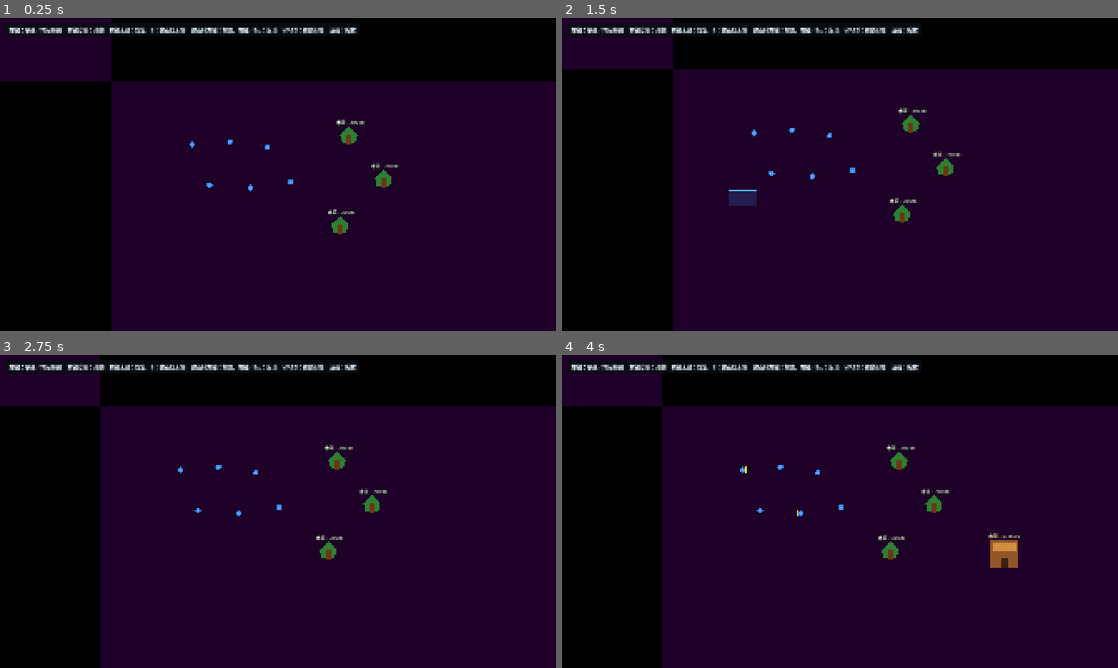
Above: before the commit, frames 1-4 (two rows, left to right).
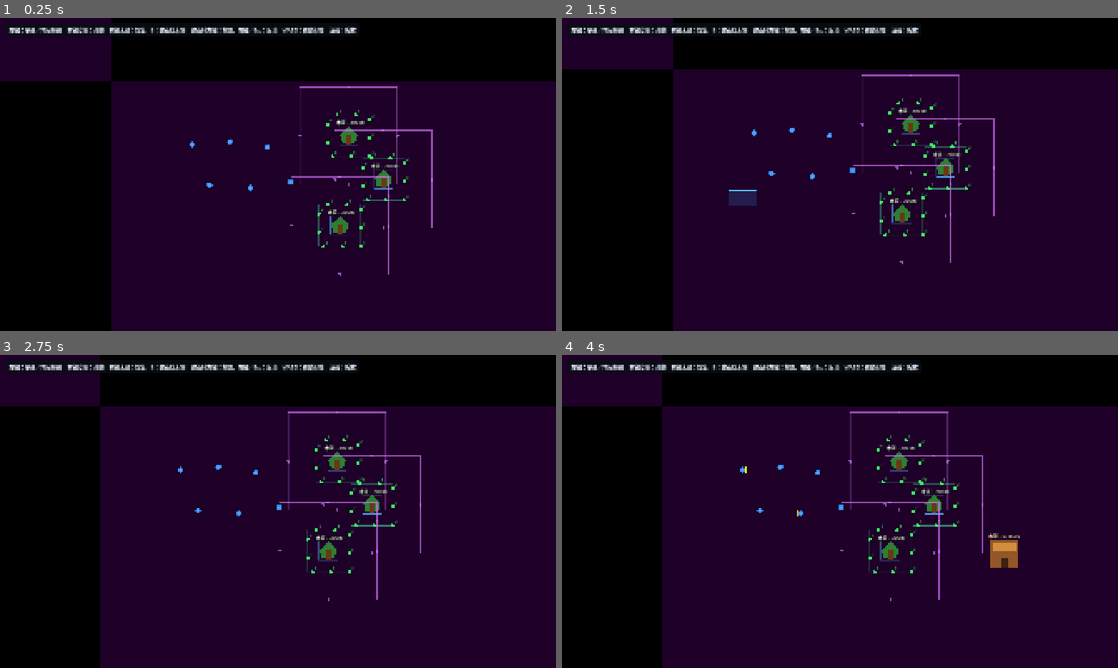
Above: after the commit, the same moments.

Repository: quittingjack/production_v3
Game: Godot game, scene res://scenes/Main.tscn
Same seed, same stepped clock (60 frames per second), same inputs: the game is played once before the commit and once after it.
Inputs (mouse positions are in pixels of both pictures, inside the frame that each line leads up to):
- Up to frame 1 (0.25 s): no input
- Up to frame 2 (1.5 s): tap Enter at 0.5 s; move the mouse to (962, 158) at 0.52 s; tap S (camera_down) at 0.6 s; click (962, 158) at 0.67 s; tap Space at 1.25 s; drag from (728, 190) to (812, 237) at 1.27 s
- Up to frame 3 (2.75 s): move the mouse to (333, 442) at 2.02 s; tap D (camera_right) at 2.1 s; click (333, 442) at 2.17 s
- Up to frame 4 (4 s): tap Enter at 2.75 s; drag from (812, 574) to (673, 464) at 2.77 s; move the mouse to (1006, 558) at 3.52 s; tap B at 3.6 s; click (1006, 558) at 3.67 s

The runs differ from the first frame. In frame 1, 1.1% of the frame differs, in the area x 52-78%, y 21-83%; in frame 2, 1.1%; in frame 3, 1.2%, in the area x 50-76%, y 18-79%; in frame 4, 1.2%.

Commit message:
Implement interaction slot management system and refactor related scripts for improved resource handling

Diff:
--- a/scenes/building.tscn
+++ b/scenes/building.tscn
@@ -8,6 +8,7 @@
 [node name="Building" type="Node2D" unique_id=174574568 groups=["buildings"]]
 script = ExtResource("1_building")
 max_storage = 10000
+obstacle_size = Vector2(96, 96)
 
 [node name="Body" type="Polygon2D" parent="." unique_id=142718278]
 color = Color(0.58, 0.34, 0.16, 1)
--- a/scenes/wood_resource.tscn
+++ b/scenes/wood_resource.tscn
@@ -8,6 +8,7 @@
 [node name="WoodResource" type="Node2D" unique_id=213156922 groups=["resources"]]
 script = ExtResource("1_resource")
 resource_amount = 20000
+debug_draw_interaction_slots = true
 
 [node name="Trunk" type="Polygon2D" parent="." unique_id=449471167]
 z_index = 1
--- a/scripts/building.gd
+++ b/scripts/building.gd
@@ -1,23 +1,18 @@
 class_name Building
-extends Node2D
+extends InteractionSlotHost
 
 signal storage_changed(building: Building)
 
 @export var accepted_resource_type: StringName = &"wood"
 @export var max_storage := 20
-@export var obstacle_size := Vector2(96.0, 96.0)
-@export var interaction_clearance := 40.0
-@export var approach_clearance := 136.0
-@export var interaction_slot_clearance := 64.0
 
 @onready var storage_label: Label = $StorageLabel
 
 var stored_amount := 0
-var _interaction_slot_occupants: Array[Node] = []
 
 
 func _ready() -> void:
-	_interaction_slot_occupants.resize(4)
+	super._ready()
 	_update_storage_label()
 
 
@@ -44,130 +39,18 @@
 
 
 func get_interaction_position(from_position: Vector2) -> Vector2:
-	return get_interaction_slot_position(_get_nearest_direction(from_position))
+	return super.get_interaction_position(from_position)
 
 
 func get_approach_position(direction_index: int) -> Vector2:
-	return _get_direction_position(direction_index, approach_clearance)
-
-
-func has_available_interaction_slot(occupant: Node = null) -> bool:
-	_cleanup_interaction_slots()
-	for slot_index in _interaction_slot_occupants.size():
-		if _interaction_slot_occupants[slot_index] == occupant:
-			return true
-		if is_instance_valid(_interaction_slot_occupants[slot_index]):
-			continue
-		if _is_interaction_slot_clear(
-			get_interaction_slot_position(slot_index),
-			occupant
-		):
-			return true
-	return false
+	return get_approach_position_by_direction(direction_index)
 
 
 func reserve_interaction_slot(occupant: Node, from_position: Vector2) -> int:
-	if not is_instance_valid(occupant) or not has_storage_space():
+	if not has_storage_space():
 		return -1
-
-	_cleanup_interaction_slots()
-	for slot_index in _interaction_slot_occupants.size():
-		if _interaction_slot_occupants[slot_index] == occupant:
-			return slot_index
-
-	var nearest_slot := -1
-	var nearest_distance := INF
-	for slot_index in _interaction_slot_occupants.size():
-		if is_instance_valid(_interaction_slot_occupants[slot_index]):
-			continue
-
-		var slot_position := get_interaction_slot_position(slot_index)
-		if not _is_interaction_slot_clear(slot_position, occupant):
-			continue
-
-		var distance := from_position.distance_squared_to(slot_position)
-		if distance < nearest_distance:
-			nearest_slot = slot_index
-			nearest_distance = distance
-
-	if nearest_slot >= 0:
-		_interaction_slot_occupants[nearest_slot] = occupant
-	return nearest_slot
-
-
-func release_interaction_slot(occupant: Node) -> void:
-	for slot_index in _interaction_slot_occupants.size():
-		if _interaction_slot_occupants[slot_index] == occupant:
-			_interaction_slot_occupants[slot_index] = null
-
-
-func get_interaction_slot_position(slot_index: int) -> Vector2:
-	return _get_direction_position(slot_index, interaction_clearance)
-
-
-func get_navigation_obstacle_size() -> Vector2:
-	return obstacle_size
+	return super.reserve_interaction_slot(occupant, from_position)
 
 
 func _update_storage_label() -> void:
 	storage_label.text = "木頭：%d/%d" % [stored_amount, max_storage]
-
-
-func _get_direction_position(
-	direction_index: int,
-	clearance: float
-) -> Vector2:
-	var half_size := obstacle_size * 0.5
-	match posmod(direction_index, 4):
-		0:
-			return global_position + Vector2(
-				-(half_size.x + clearance),
-				0.0
-			)
-		1:
-			return global_position + Vector2(
-				half_size.x + clearance,
-				0.0
-			)
-		2:
-			return global_position + Vector2(
-				0.0,
-				-(half_size.y + clearance)
-			)
-		_:
-			return global_position + Vector2(
-				0.0,
-				half_size.y + clearance
-			)
-
-
-func _get_nearest_direction(from_position: Vector2) -> int:
-	var nearest_direction := 0
-	var nearest_distance := INF
-	for direction_index in 4:
-		var slot_position := get_interaction_slot_position(direction_index)
-		var distance := from_position.distance_squared_to(slot_position)
-		if distance < nearest_distance:
-			nearest_direction = direction_index
-			nearest_distance = distance
-	return nearest_direction
-
-
-func _cleanup_interaction_slots() -> void:
-	for slot_index in _interaction_slot_occupants.size():
-		if not is_instance_valid(_interaction_slot_occupants[slot_index]):
-			_interaction_slot_occupants[slot_index] = null
-
-
-func _is_interaction_slot_clear(
-	slot_position: Vector2,
-	occupant: Node
-) -> bool:
-	var clearance_squared := interaction_slot_clearance * interaction_slot_clearance
-	for node in get_tree().get_nodes_in_group(&"villagers"):
-		var villager := node as Villager
-		if not villager or villager == occupant:
-			continue
-		if villager.global_position.distance_squared_to(slot_position) < clearance_squared:
-			return false
-	return true
--- /dev/null
+++ b/scripts/interaction_slot_host.gd
@@ -0,0 +1,400 @@
+class_name InteractionSlotHost
+extends Node2D
+
+const AVAILABLE_SLOT_COLOR := Color(0.25, 0.95, 0.4, 0.95)
+const OCCUPIED_SLOT_COLOR := Color(1.0, 0.62, 0.18, 0.95)
+const BLOCKED_SLOT_COLOR := Color(1.0, 0.25, 0.25, 0.95)
+const OBSTACLE_COLOR := Color(0.35, 0.7, 1.0, 0.85)
+const INTERACTION_PERIMETER_COLOR := Color(0.3, 1.0, 0.75, 0.65)
+const APPROACH_PERIMETER_COLOR := Color(0.85, 0.45, 1.0, 0.65)
+
+@export var obstacle_size := Vector2(64.0, 64.0):
+	set(value):
+		obstacle_size = Vector2(maxf(value.x, 1.0), maxf(value.y, 1.0))
+		_request_slot_layout_rebuild()
+
+@export var interaction_clearance := 40.0:
+	set(value):
+		interaction_clearance = maxf(value, 0.0)
+		_request_slot_layout_rebuild()
+
+@export var approach_clearance := 136.0:
+	set(value):
+		approach_clearance = maxf(value, 0.0)
+		_request_debug_redraw()
+
+@export var interaction_slot_clearance := 64.0:
+	set(value):
+		interaction_slot_clearance = maxf(value, 0.0)
+		_request_debug_redraw()
+
+@export var interaction_slot_spacing := 64.0:
+	set(value):
+		interaction_slot_spacing = maxf(value, 1.0)
+		_request_slot_layout_rebuild()
+
+@export var debug_draw_interaction_slots := false:
+	set(value):
+		debug_draw_interaction_slots = value
+		_request_debug_redraw()
+
+var _interaction_slot_positions: Array[Vector2] = []
+var _interaction_slot_occupants: Array[Node] = []
+var _slot_layout_ready := false
+
+
+func _ready() -> void:
+	_slot_layout_ready = true
+	_sync_collision_shape()
+	_rebuild_interaction_slots()
+	set_process(debug_draw_interaction_slots)
+
+
+func _process(_delta: float) -> void:
+	queue_redraw()
+
+
+func get_interaction_position(from_position: Vector2) -> Vector2:
+	return get_interaction_slot_position(_get_nearest_slot_index(from_position))
+
+
+func get_approach_position_by_direction(direction_index: int) -> Vector2:
+	return _get_direction_position(direction_index, approach_clearance)
+
+
+func get_nearest_approach_position(from_position: Vector2) -> Vector2:
+	return get_approach_position_by_direction(
+		_get_nearest_approach_direction(from_position)
+	)
+
+
+func is_within_approach_clearance(world_position: Vector2) -> bool:
+	var local_position := to_local(world_position)
+	var half_size := obstacle_size * 0.5
+	var closest_point := Vector2(
+		clampf(local_position.x, -half_size.x, half_size.x),
+		clampf(local_position.y, -half_size.y, half_size.y)
+	)
+	return local_position.distance_squared_to(closest_point) <= (
+		approach_clearance * approach_clearance
+	)
+
+
+func has_available_interaction_slot(occupant: Node = null) -> bool:
+	_cleanup_interaction_slots()
+	for slot_index in _interaction_slot_occupants.size():
+		if _interaction_slot_occupants[slot_index] == occupant:
+			return true
+		if is_instance_valid(_interaction_slot_occupants[slot_index]):
+			continue
+		if _is_interaction_slot_clear(
+			get_interaction_slot_position(slot_index),
+			occupant
+		):
+			return true
+	return false
+
+
+func reserve_interaction_slot(occupant: Node, from_position: Vector2) -> int:
+	if not is_instance_valid(occupant):
+		return -1
+
+	_cleanup_interaction_slots()
+	for slot_index in _interaction_slot_occupants.size():
+		if _interaction_slot_occupants[slot_index] == occupant:
+			return slot_index
+
+	var nearest_slot := -1
+	var nearest_distance := INF
+	for slot_index in _interaction_slot_occupants.size():
+		if is_instance_valid(_interaction_slot_occupants[slot_index]):
+			continue
+
+		var slot_position := get_interaction_slot_position(slot_index)
+		if not _is_interaction_slot_clear(slot_position, occupant):
+			continue
+
+		var distance := from_position.distance_squared_to(slot_position)
+		if distance < nearest_distance:
+			nearest_slot = slot_index
+			nearest_distance = distance
+
+	if nearest_slot >= 0:
+		_interaction_slot_occupants[nearest_slot] = occupant
+		queue_redraw()
+	return nearest_slot
+
+
+func release_interaction_slot(occupant: Node) -> void:
+	for slot_index in _interaction_slot_occupants.size():
+		if _interaction_slot_occupants[slot_index] == occupant:
+			_interaction_slot_occupants[slot_index] = null
+	queue_redraw()
+
+
+func get_interaction_slot_position(slot_index: int) -> Vector2:
+	if _interaction_slot_positions.is_empty():
+		return global_position
+	return to_global(
+		_interaction_slot_positions[posmod(slot_index, _interaction_slot_positions.size())]
+	)
+
+
+func get_interaction_slot_count() -> int:
+	return _interaction_slot_positions.size()
+
+
+func get_navigation_obstacle_size() -> Vector2:
+	return obstacle_size
+
+
+func _request_slot_layout_rebuild() -> void:
+	if not _slot_layout_ready:
+		return
+	_sync_collision_shape()
+	_rebuild_interaction_slots()
+	_notify_navigation_changed()
+
+
+func _rebuild_interaction_slots() -> void:
+	var old_positions: Array[Vector2] = _interaction_slot_positions.duplicate()
+	var old_occupants: Array[Node] = _interaction_slot_occupants.duplicate()
+	_interaction_slot_positions = _generate_interaction_slot_positions()
+	_interaction_slot_occupants.clear()
+	_interaction_slot_occupants.resize(_interaction_slot_positions.size())
+
+	var claimed_slots: Array[int] = []
+	for old_index in old_occupants.size():
+		var occupant: Node = old_occupants[old_index]
+		if not is_instance_valid(occupant):
+			continue
+
+		var old_position := Vector2.ZERO
+		if old_index < old_positions.size():
+			old_position = old_positions[old_index]
+		var new_index := _find_nearest_unclaimed_slot(old_position, claimed_slots)
+		if new_index >= 0:
+			_interaction_slot_occupants[new_index] = occupant
+			claimed_slots.append(new_index)
+		_notify_occupant_slot_rebuilt(occupant, new_index)
+
+	queue_redraw()
+
+
+func _generate_interaction_slot_positions() -> Array[Vector2]:
+	var half_extents := obstacle_size * 0.5 + Vector2.ONE * interaction_clearance
+	var perimeter := 4.0 * (half_extents.x + half_extents.y)
+	var slot_count := maxi(4, ceili(perimeter / interaction_slot_spacing))
+	var slot_step := perimeter / float(slot_count)
+	var positions: Array[Vector2] = []
+
+	for slot_index in slot_count:
+		var perimeter_distance := (float(slot_index) + 0.5) * slot_step
+		positions.append(_point_on_rectangle_perimeter(half_extents, perimeter_distance))
+
+	return positions
+
+
+func _point_on_rectangle_perimeter(
+	half_extents: Vector2,
+	perimeter_distance: float
+) -> Vector2:
+	var width := half_extents.x * 2.0
+	var height := half_extents.y * 2.0
+	var distance := fposmod(
+		perimeter_distance,
+		2.0 * (width + height)
+	)
+
+	if distance < width:
+		return Vector2(-half_extents.x + distance, -half_extents.y)
+	distance -= width
+	if distance < height:
+		return Vector2(half_extents.x, -half_extents.y + distance)
+	distance -= height
+	if distance < width:
+		return Vector2(half_extents.x - distance, half_extents.y)
+	distance -= width
+	return Vector2(-half_extents.x, half_extents.y - distance)
+
+
+func _find_nearest_unclaimed_slot(
+	old_position: Vector2,
+	claimed_slots: Array[int]
+) -> int:
+	var nearest_slot := -1
+	var nearest_distance := INF
+	for slot_index in _interaction_slot_positions.size():
+		if claimed_slots.has(slot_index):
+			continue
+		var distance := old_position.distance_squared_to(
+			_interaction_slot_positions[slot_index]
+		)
+		if distance < nearest_distance:
+			nearest_slot = slot_index
+			nearest_distance = distance
+	return nearest_slot
+
+
+func _notify_occupant_slot_rebuilt(occupant: Node, new_slot_index: int) -> void:
+	if occupant.has_method("on_interaction_slots_rebuilt"):
+		occupant.call_deferred(
+			"on_interaction_slots_rebuilt",
+			self,
+			new_slot_index
+		)
+
+
+func _get_nearest_slot_index(from_position: Vector2) -> int:
+	var nearest_slot := 0
+	var nearest_distance := INF
+	for slot_index in _interaction_slot_positions.size():
+		var distance := from_position.distance_squared_to(
+			get_interaction_slot_position(slot_index)
+		)
+		if distance < nearest_distance:
+			nearest_slot = slot_index
+			nearest_distance = distance
+	return nearest_slot
+
+
+func _get_nearest_approach_direction(from_position: Vector2) -> int:
+	var nearest_direction := 0
+	var nearest_distance := INF
+	for direction_index in 4:
+		var distance := from_position.distance_squared_to(
+			get_approach_position_by_direction(direction_index)
+		)
+		if distance < nearest_distance:
+			nearest_direction = direction_index
+			nearest_distance = distance
+	return nearest_direction
+
+
+func _get_direction_position(
+	direction_index: int,
+	clearance: float
+) -> Vector2:
+	var half_size := obstacle_size * 0.5
+	match posmod(direction_index, 4):
+		0:
+			return to_global(Vector2(-(half_size.x + clearance), 0.0))
+		1:
+			return to_global(Vector2(half_size.x + clearance, 0.0))
+		2:
+			return to_global(Vector2(0.0, -(half_size.y + clearance)))
+		_:
+			return to_global(Vector2(0.0, half_size.y + clearance))
+
+
+func _cleanup_interaction_slots() -> void:
+	for slot_index in _interaction_slot_occupants.size():
+		if not is_instance_valid(_interaction_slot_occupants[slot_index]):
+			_interaction_slot_occupants[slot_index] = null
+
+
+func _is_interaction_slot_clear(
+	slot_position: Vector2,
+	occupant: Node
+) -> bool:
+	var clearance_squared := interaction_slot_clearance * interaction_slot_clearance
+	for node in get_tree().get_nodes_in_group(&"villagers"):
+		var villager := node as Villager
+		if not villager or villager == occupant:
+			continue
+		if villager.global_position.distance_squared_to(slot_position) < clearance_squared:
+			return false
+	return true
+
+
+func _sync_collision_shape() -> void:
+	var collision_shape := get_node_or_null(
+		"StaticBody2D/CollisionShape2D"
+	) as CollisionShape2D
+	if not collision_shape:
+		return
+
+	var rectangle_shape := collision_shape.shape as RectangleShape2D
+	if not rectangle_shape:
+		return
+	if not rectangle_shape.resource_local_to_scene:
+		rectangle_shape = rectangle_shape.duplicate() as RectangleShape2D
+		rectangle_shape.resource_local_to_scene = true
+		collision_shape.shape = rectangle_shape
+	rectangle_shape.size = obstacle_size
+
+
+func _notify_navigation_changed() -> void:
+	if not is_inside_tree():
+		return
+	for node in get_tree().get_nodes_in_group(&"building_managers"):
+		node.call_deferred("request_navigation_rebuild")
+
+
+func _request_debug_redraw() -> void:
+	if not is_inside_tree():
+		return
+	set_process(debug_draw_interaction_slots)
+	queue_redraw()
+
+
+func _draw() -> void:
+	if not debug_draw_interaction_slots:
+		return
+
+	_draw_rectangle_outline(obstacle_size * 0.5, OBSTACLE_COLOR, 2.0)
+	_draw_rectangle_outline(
+		obstacle_size * 0.5 + Vector2.ONE * interaction_clearance,
+		INTERACTION_PERIMETER_COLOR,
+		2.0
+	)
+	_draw_rectangle_outline(
+		obstacle_size * 0.5 + Vector2.ONE * approach_clearance,
+		APPROACH_PERIMETER_COLOR,
+		2.0
+	)
+
+	for direction_index in 4:
+		draw_circle(
+			to_local(get_approach_position_by_direction(direction_index)),
+			5.0,
+			APPROACH_PERIMETER_COLOR
+		)
+
+	var font := ThemeDB.fallback_font
+	for slot_index in _interaction_slot_positions.size():
+		var slot_color := AVAILABLE_SLOT_COLOR
+		if is_instance_valid(_interaction_slot_occupants[slot_index]):
+			slot_color = OCCUPIED_SLOT_COLOR
+		elif not _is_interaction_slot_clear(
+			get_interaction_slot_position(slot_index),
+			null
+		):
+			slot_color = BLOCKED_SLOT_COLOR
+
+		var slot_position := _interaction_slot_positions[slot_index]
+		draw_circle(slot_position, 6.0, slot_color)
+		draw_string(
+			font,
+			slot_position + Vector2(8.0, -8.0),
+			str(slot_index),
+			HORIZONTAL_ALIGNMENT_LEFT,
+			-1.0,
+			12,
+			slot_color
+		)
+
+
+func _draw_rectangle_outline(
+	half_extents: Vector2,
+	color: Color,
+	width: float
+) -> void:
+	var points := PackedVector2Array([
+		Vector2(-half_extents.x, -half_extents.y),
+		Vector2(half_extents.x, -half_extents.y),
+		Vector2(half_extents.x, half_extents.y),
+		Vector2(-half_extents.x, half_extents.y),
+		Vector2(-half_extents.x, -half_extents.y),
+	])
+	draw_polyline(points, color, width, true)
--- a/scripts/resource_node.gd
+++ b/scripts/resource_node.gd
@@ -1,22 +1,15 @@
 class_name ResourceNode
-extends Node2D
+extends InteractionSlotHost
 
 signal depleted(resource_node: ResourceNode)
 
 @export var resource_type: StringName = &"wood"
 @export var resource_amount := 20
-@export var obstacle_size := Vector2(64.0, 64.0)
-@export var interaction_clearance := 40.0
-@export var approach_clearance := 136.0
-@export var interaction_slot_clearance := 64.0
 
 @onready var amount_label: Label = $AmountLabel
 
-var _interaction_slot_occupants: Array[Node] = []
-
-
 func _ready() -> void:
-	_interaction_slot_occupants.resize(4)
+	super._ready()
 	_update_amount_label()
 
 
@@ -45,159 +38,12 @@
 
 
 func get_interaction_position(from_position: Vector2) -> Vector2:
-	return get_interaction_slot_position(_get_nearest_direction(from_position))
+	return super.get_interaction_position(from_position)
 
 
 func get_approach_position(from_position: Vector2) -> Vector2:
-	var direction := _get_nearest_approach_direction(from_position)
-	match posmod(direction, 4):
-		0:
-			return global_position + Vector2(-approach_clearance, 0.0)
-		1:
-			return global_position + Vector2(approach_clearance, 0.0)
-		2:
-			return global_position + Vector2(0.0, -approach_clearance)
-		_:
-			return global_position + Vector2(0.0, approach_clearance)
-
-
-func has_available_interaction_slot(occupant: Node = null) -> bool:
-	_cleanup_interaction_slots()
-	for slot_index in _interaction_slot_occupants.size():
-		if _interaction_slot_occupants[slot_index] == occupant:
-			return true
-		if is_instance_valid(_interaction_slot_occupants[slot_index]):
-			continue
-		if _is_interaction_slot_clear(
-			get_interaction_slot_position(slot_index),
-			occupant
-		):
-			return true
-	return false
-
-
-func reserve_interaction_slot(occupant: Node, from_position: Vector2) -> int:
-	if not is_instance_valid(occupant):
-		return -1
-
-	_cleanup_interaction_slots()
-	for slot_index in _interaction_slot_occupants.size():
-		if _interaction_slot_occupants[slot_index] == occupant:
-			return slot_index
-
-	var nearest_slot := -1
-	var nearest_distance := INF
-	for slot_index in _interaction_slot_occupants.size():
-		if is_instance_valid(_interaction_slot_occupants[slot_index]):
-			continue
-
-		var slot_position := get_interaction_slot_position(slot_index)
-		if not _is_interaction_slot_clear(slot_position, occupant):
-			continue
-
-		var distance := from_position.distance_squared_to(slot_position)
-		if distance < nearest_distance:
-			nearest_slot = slot_index
-			nearest_distance = distance
-
-	if nearest_slot >= 0:
-		_interaction_slot_occupants[nearest_slot] = occupant
-	return nearest_slot
-
-
-func release_interaction_slot(occupant: Node) -> void:
-	for slot_index in _interaction_slot_occupants.size():
-		if _interaction_slot_occupants[slot_index] == occupant:
-			_interaction_slot_occupants[slot_index] = null
-
-
-func get_interaction_slot_position(slot_index: int) -> Vector2:
-	return _get_direction_position(slot_index, interaction_clearance)
-
-
-func _get_direction_position(
-	direction_index: int,
-	clearance: float
-) -> Vector2:
-	var half_size := obstacle_size * 0.5
-	match posmod(direction_index, 4):
-		0:
-			return global_position + Vector2(
-				-(half_size.x + clearance),
-				0.0
-			)
-		1:
-			return global_position + Vector2(
-				half_size.x + clearance,
-				0.0
-			)
-		2:
-			return global_position + Vector2(
-				0.0,
-				-(half_size.y + clearance)
-			)
-		_:
-			return global_position + Vector2(
-				0.0,
-				half_size.y + clearance
-			)
-
-
-func _get_nearest_direction(from_position: Vector2) -> int:
-	var nearest_direction := 0
-	var nearest_distance := INF
-	for direction_index in 4:
-		var slot_position := get_interaction_slot_position(direction_index)
-		var distance := from_position.distance_squared_to(slot_position)
-		if distance < nearest_distance:
-			nearest_direction = direction_index
-			nearest_distance = distance
-	return nearest_direction
-
-
-func _get_nearest_approach_direction(from_position: Vector2) -> int:
-	var nearest_direction := 0
-	var nearest_distance := INF
-	for direction_index in 4:
-		var approach_position := _get_direction_position(
-			direction_index,
-			approach_clearance
-		)
-		var distance := from_position.distance_squared_to(approach_position)
-		if distance < nearest_distance:
-			nearest_direction = direction_index
-			nearest_distance = distance
-	return nearest_direction
-
-
-func get_navigation_obstacle_size() -> Vector2:
-	return obstacle_size
+	return get_nearest_approach_position(from_position)
 
 
 func _update_amount_label() -> void:
 	amount_label.text = "木頭：%d" % resource_amount
-
-
-func _notify_navigation_changed() -> void:
-	for node in get_tree().get_nodes_in_group(&"building_managers"):
-		node.call_deferred("request_navigation_rebuild")
-
-
-func _cleanup_interaction_slots() -> void:
-	for slot_index in _interaction_slot_occupants.size():
-		if not is_instance_valid(_interaction_slot_occupants[slot_index]):
-			_interaction_slot_occupants[slot_index] = null
-
-
-func _is_interaction_slot_clear(
-	slot_position: Vector2,
-	occupant: Node
-) -> bool:
-	var clearance_squared := interaction_slot_clearance * interaction_slot_clearance
-	for node in get_tree().get_nodes_in_group(&"villagers"):
-		var villager := node as Villager
-		if not villager or villager == occupant:
-			continue
-		if villager.global_position.distance_squared_to(slot_position) < clearance_squared:
-			return false
-	return true
--- a/scripts/villager.gd
+++ b/scripts/villager.gd
@@ -182,6 +182,47 @@
 	_set_navigation_stationary(true)
 	if _state == WorkState.MOVING:
 		_state = WorkState.IDLE
+
+
+func on_interaction_slots_rebuilt(
+	host: InteractionSlotHost,
+	new_slot_index: int
+) -> void:
+	if host == _resource_target:
+		_resource_slot = new_slot_index
+		if new_slot_index < 0:
+			_move_to_resource_approach()
+			return
+		if (
+			_state == WorkState.MOVING_TO_RESOURCE_SLOT
+			or _state == WorkState.GATHERING
+		):
+			_state = WorkState.MOVING_TO_RESOURCE_SLOT
+			_slot_move_timer = slot_move_timeout
+			_set_movement_target(
+				_resource_target.get_interaction_slot_position(
+					_resource_slot
+				)
+			)
+		return
+
+	if host == _building_target:
+		_building_slot = new_slot_index
+		if new_slot_index < 0:
+			_state = WorkState.MOVING_TO_BUILDING_APPROACH
+			_set_movement_target(
+				_building_target.get_approach_position(
+					_approach_direction
+				)
+			)
+			return
+		if _state == WorkState.MOVING_TO_BUILDING_SLOT:
+			_slot_move_timer = slot_move_timeout
+			_set_movement_target(
+				_building_target.get_interaction_slot_position(
+					_building_slot
+				)
+			)
 
 
 func contains_point(world_position: Vector2) -> bool:
@@ -340,8 +381,7 @@
 		return false
 
 	return (
-		global_position.distance_squared_to(_resource_target.global_position)
-		<= _resource_target.approach_clearance * _resource_target.approach_clearance
+		_resource_target.is_within_approach_clearance(global_position)
 	)
 
 
Not shown, added: scripts/interaction_slot_host.gd.uid
